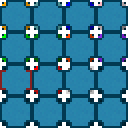
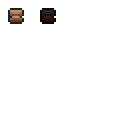
Revision of a layered 128 x 128 image; what changed, layer by layer:
hid "values" over <box>0,2,126,94</box>
showed "objects" over <box>8,8,56,24</box>
hid "Variable.png" over <box>0,0,128,128</box>
